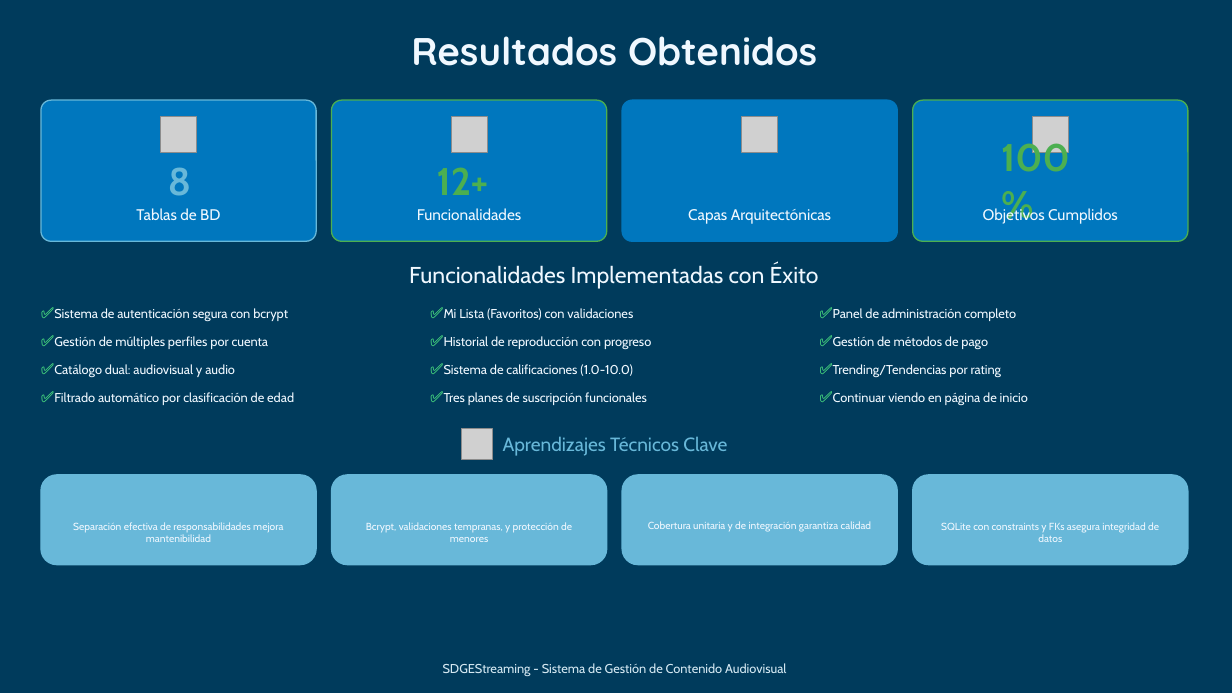
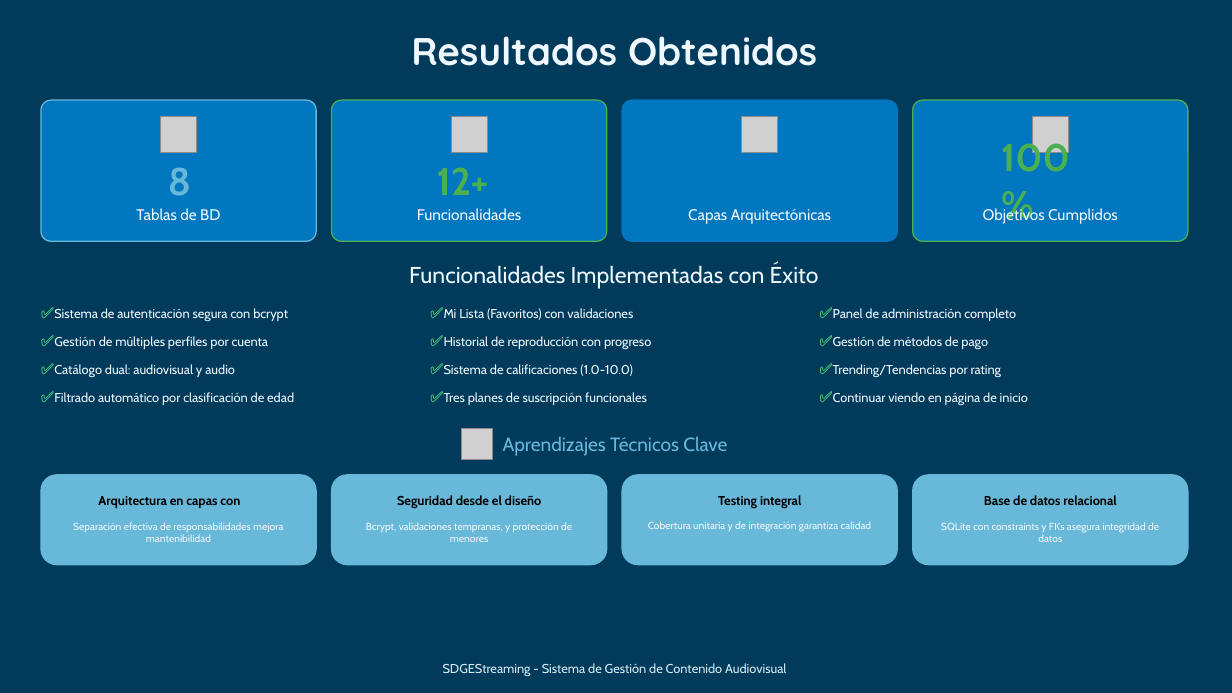
Before and after one commit to BarbaraP97/SDGEStreaming, a slide deck: slide 11 of docs/Presentacion Trabajo Final.pptx. Drawn at 1232x693 pixels with LibreOffice and Linux fonts; fonts in the diff are those of the drawing; grey boxes stand for pictures. Boxes give left, top, right and bottom in pixels: in the first picture for what was removed or moved away, otherwise in the second. Text is boxed around its words. In the diff, an @@ line names an element or a change of style, - is before the commit and + after.

```diff
--- a/docs/Presentacion Trabajo Final.pptx
+++ b/docs/Presentacion Trabajo Final.pptx
@@ text added at <box>98,496,240,508</box>, 10 pt, text #000000, bold @@
+Arquitectura en capas con Go
@@ text added at <box>397,495,542,508</box>, 10 pt, text #000000, bold @@
+Seguridad desde el diseño
@@ text added at <box>718,495,801,508</box>, 10 pt, text #000000, bold @@
+Testing integral
@@ text added at <box>984,495,1116,505</box>, 10 pt, text #000000, bold @@
+Base de datos relacional
```
Also in this commit, not shown: 3 other slides changed.
